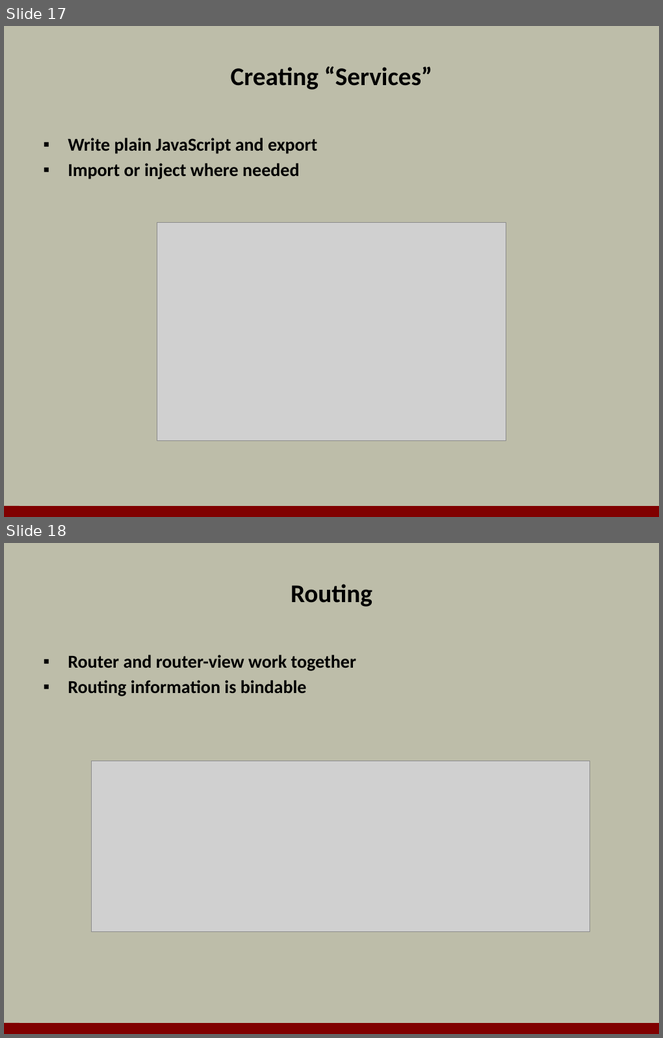
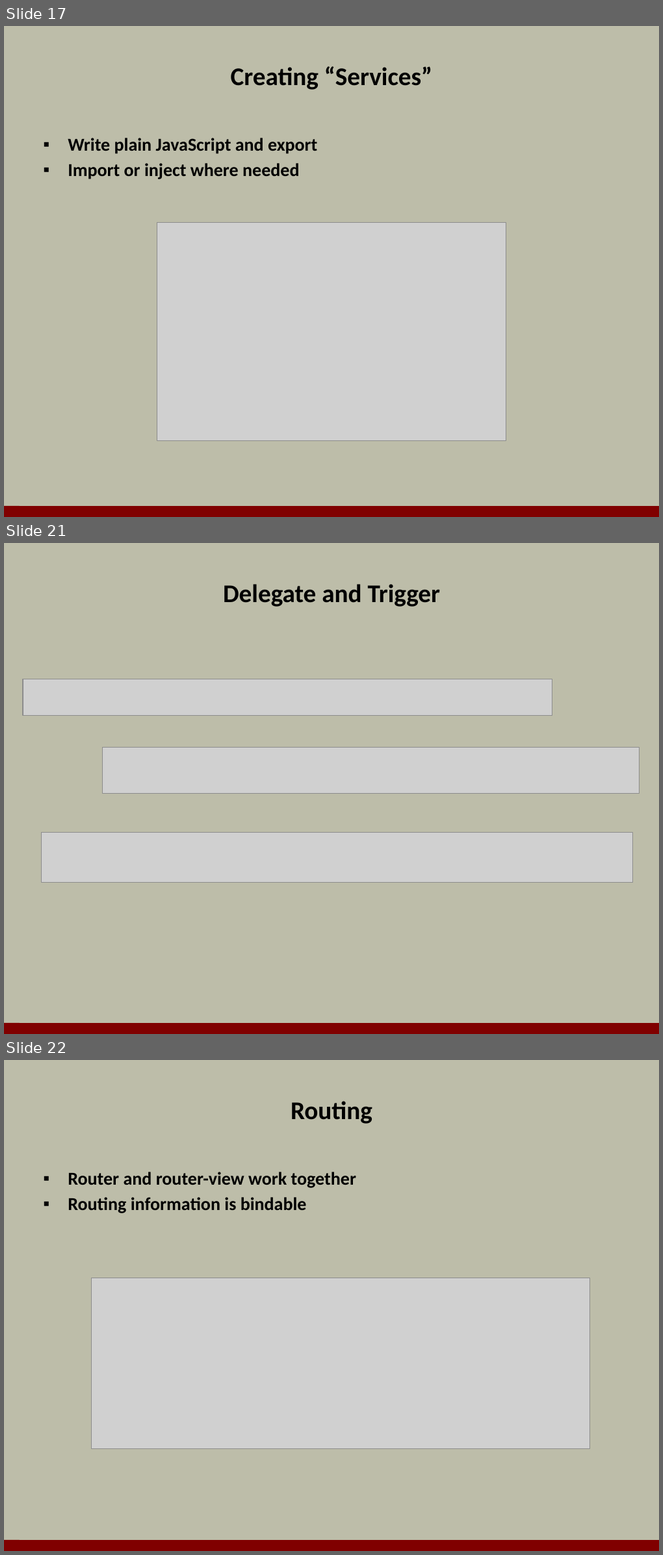
Before and after one commit to OdeToCode/classes, a slide deck: angularjs/slides/a1_aurelia.pptx. Shown one above the other, each under a label of ours: slides 17 and 18 before the commit, slides 17, 21 and 22 after it; the slides between them are not shown. The pictures are 663x1038 and 663x1555 pixels, drawn with LibreOffice and Linux fonts; fonts in the diff are those of the drawing; grey boxes stand for pictures; background and template pictures are left out. Boxes give left, top, right and bottom in pixels: in the first picture for what was removed or moved away, otherwise in the second. Text is boxed around its words. In the diff, an @@ line names an element or a change of style, - is before the commit and + after.

```diff
--- a/angularjs/slides/a1_aurelia.pptx
+++ b/angularjs/slides/a1_aurelia.pptx
@@ slide 21 added at (4, 543, 659, 1034), background #BDBDA9; not listed: 1 template element that a slide beside it also shows @@
@@ title added at (223, 584, 441, 607), 28 pt, text #000000, bold @@
+Delegate and Trigger
@@ picture added at (23, 679, 553, 715) @@
@@ picture added at (102, 747, 640, 794) @@
@@ picture added at (41, 833, 633, 883) @@
@@ what was slide 18 is now slide 22 @@
```
Also in this commit, not shown: 7 other slides added, 1 slide removed, 1 other file.
